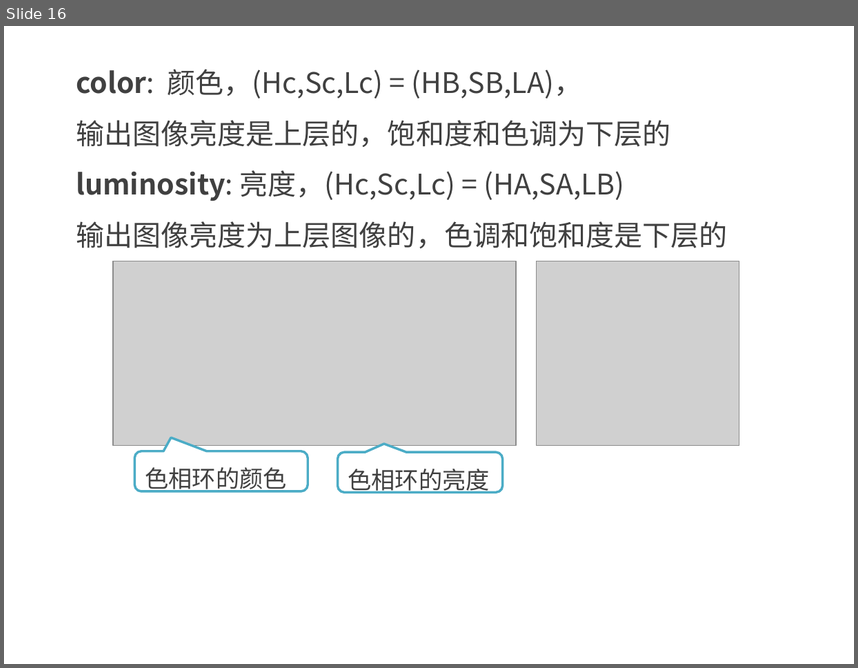
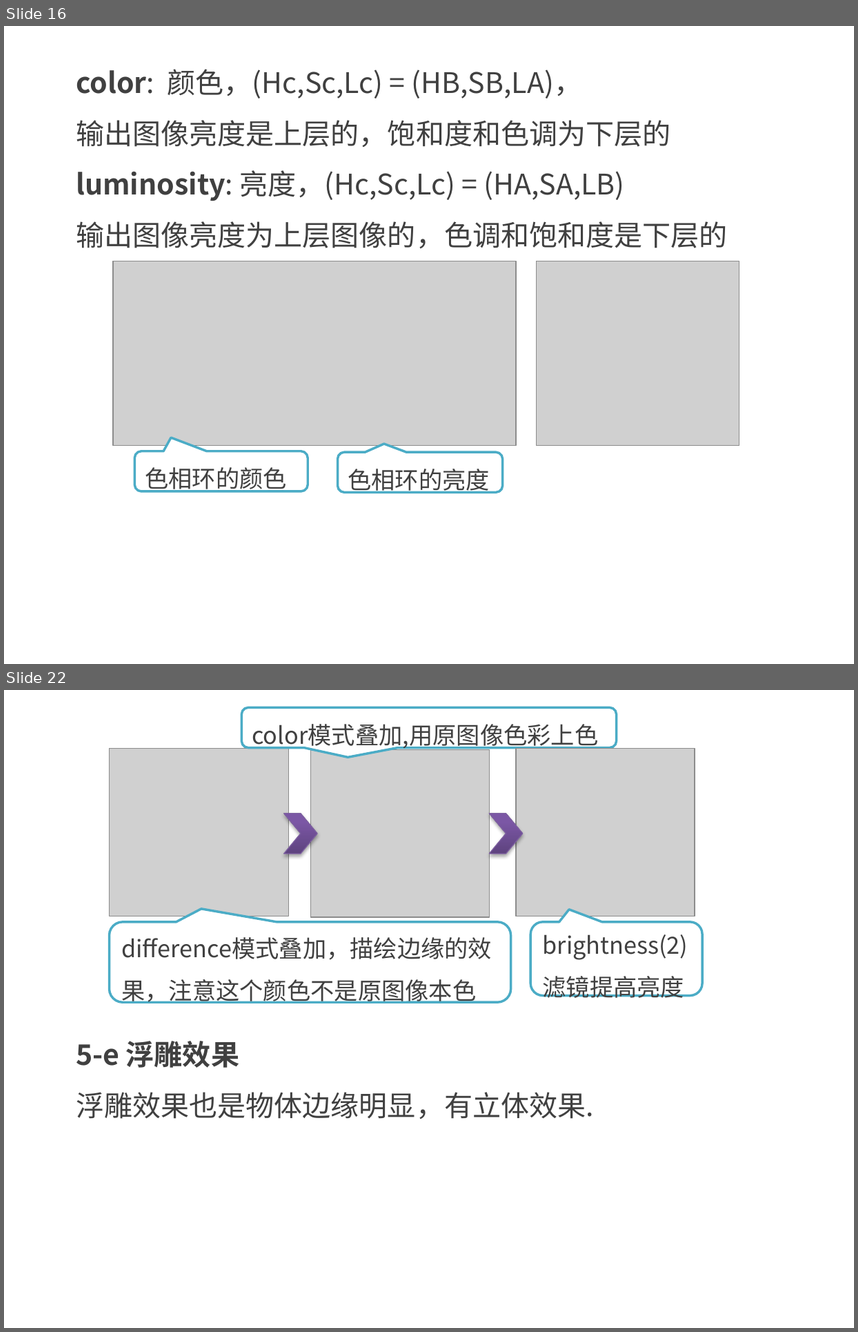
Before and after one commit to kong66/webAni, a slide deck: 35-css-filter/35.pptx. Shown one above the other, each under a label of ours: slide 16 before the commit, slides 16 and 22 after it; the slides between them are not shown. The pictures are 858x668 and 858x1332 pixels, drawn with LibreOffice and Linux fonts; fonts in the diff are those of the drawing; grey boxes stand for pictures. Boxes give left, top, right and bottom in pixels: in the first picture for what was removed or moved away, otherwise in the second. Text is boxed around its words. In the diff, an @@ line names an element or a change of style, - is before the commit and + after.

```diff
--- a/35-css-filter/35.pptx
+++ b/35-css-filter/35.pptx
@@ slide 22 added at bbox=[4, 690, 854, 1328], background #FFFFFF @@
@@ rounded speech box added at bbox=[242, 708, 617, 748], fill #FFFFFF, outline #4BACC6 2 pt, 20 pt, text #404040 @@
+color模式叠加,用原图像色彩上色
@@ picture added at bbox=[110, 749, 289, 916] @@
@@ picture added at bbox=[311, 749, 489, 917] @@
@@ picture added at bbox=[516, 749, 694, 916] @@
@@ chevron added at bbox=[283, 814, 317, 854], fill gradient #5F4480 to #7B58A6 to #7C57A8, outline #7D60A0 0.75 pt @@
@@ chevron added at bbox=[489, 814, 523, 854], fill gradient #5F4480 to #7B58A6 to #7C57A8, outline #7D60A0 0.75 pt @@
@@ rounded speech box added at bbox=[110, 922, 510, 1002], fill #FFFFFF, outline #4BACC6 2 pt, 20 pt, text #404040 @@
+difference模式叠加，描绘边缘的效果，注意这个颜色不是原图像本色
@@ rounded speech box added at bbox=[530, 922, 702, 996], fill #FFFFFF, outline #4BACC6 2 pt, 20 pt, text #404040 @@
+brightness(2)
+滤镜提高亮度
@@ text added at bbox=[76, 1041, 594, 1118], 24 pt, text #404040 @@
+5-e 浮雕效果
+浮雕效果也是物体边缘明显，有立体效果.
```
Also in this commit, not shown: 5 slides changed, 5 other slides added, 2 other files.
